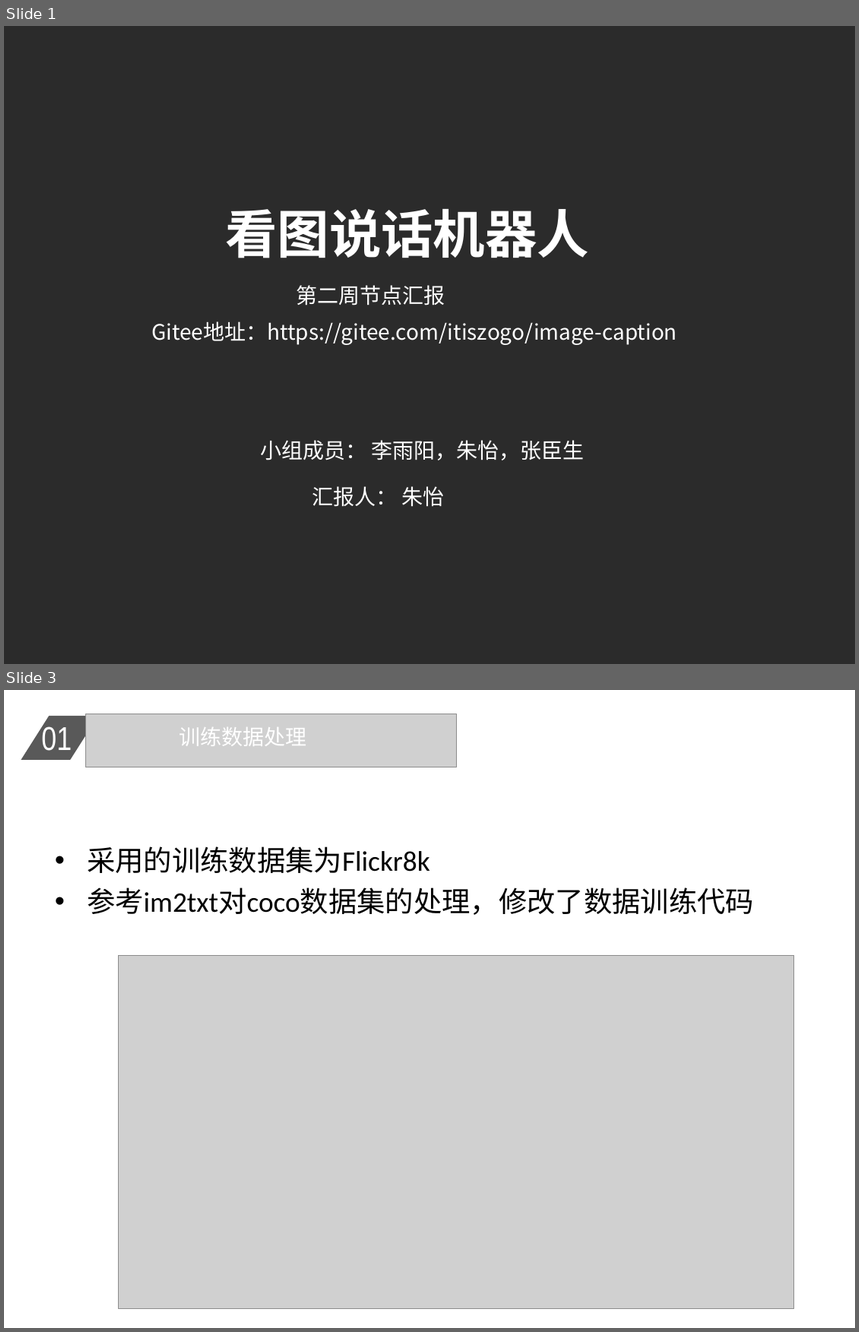
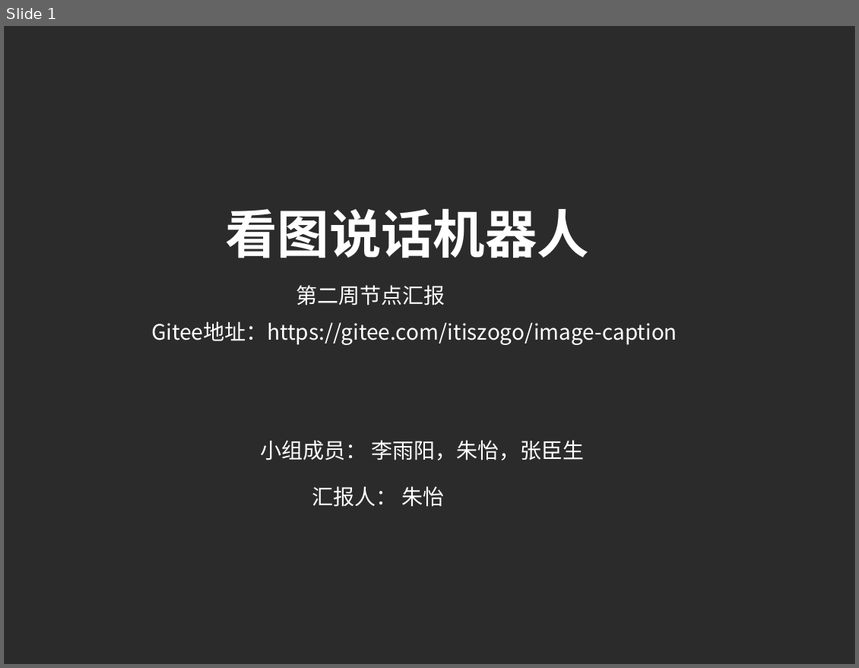
Before and after one commit to zhuyi55/img_caption, a slide deck: documents/report_2.ppt. Shown one above the other, each under a label of ours: slides 1 and 3 before the commit, slide 1 after it; the slides between them are not shown. The pictures are 859x1332 and 859x668 pixels, drawn with LibreOffice and Linux fonts; fonts in the diff are those of the drawing; grey boxes stand for pictures; background and template pictures are left out; a plain dark background stands for a picture behind light text. Boxes give left, top, right and bottom in pixels: in the first picture for what was removed or moved away, otherwise in the second. Text is boxed around its words. In the diff, an @@ line names an element or a change of style, - is before the commit and + after.

```diff
--- a/documents/report_2.ppt
+++ b/documents/report_2.ppt
@@ slide 3 removed at (4,690,855,1328), background #FFFFFF @@
@@ parallelogram removed at (21,716,98,760) @@
@@ text removed at (41,723,72,751) @@
-01
@@ picture removed at (86,714,457,768) @@
@@ text removed at (179,727,306,746) @@
-训练数据处理
@@ text removed at (87,847,754,915) @@
-• 采用的训练数据集为Flickr8k
-• 参考im2txt对coco数据集的处理，修改了数据训练代码
@@ picture removed at (118,955,794,1309) @@
```
Also in this commit, not shown: 6 slides changed, 2 slides added, 1 other file.
